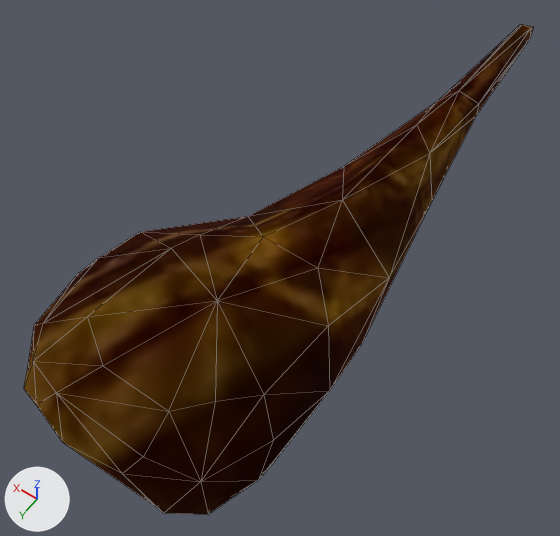
A saved change to the glTF model assets/models/KM_COOKED_MEAT_02.glb.
One viewpoint serves both versions: a 50 mm camera at (-0.146, 0.258, 0.367) aimed at (0.035, 0.005, -0.03). The axes (+X, +Y, +Z) are drawn at lower left. The lights are the same throughout. Mesh edges are drawn as thin lines.

Script lines for the objects in view, before the commit:
```python
mat_km_meat_01 = principled_material('KM_MEAT_01')
mat_km_meat_01.texture = img_km_meat_01
mat_km_meat_01.metallic = 1.0
mat_km_meat_01.roughness = 1.0
me_mesh = bpy.data.meshes.new('Mesh')
me_mesh.from_pydata(...)  # 80 vertices, 156 faces; spans x -0.054..0.105, y -0.286..0.183, z -0.065..0.066
me_mesh.materials.append(mat_km_meat_01)  # picture img_km_meat_01
ob_mesh = bpy.data.objects.new('Mesh', me_mesh)
ob_mesh.location = (0.0, 0.0, 0.0)
```
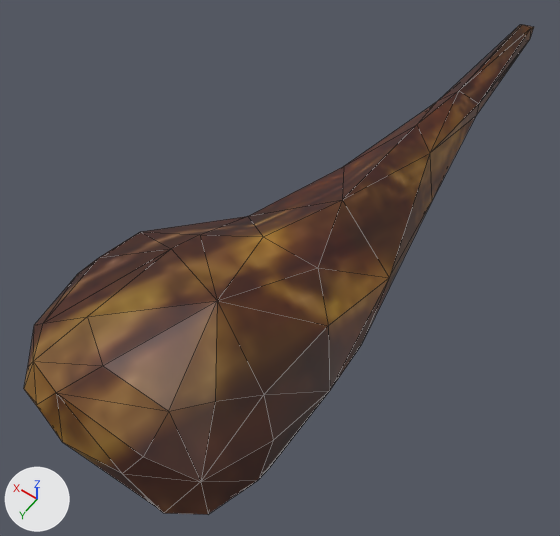
Boxes (x1, y1, x2, y2) around the edits, measured in the pictures (560 x 536 px):
'Mesh', surface changed
    both: (24, 25, 534, 514)

Patch to the scene script:
```diff
--- a/assets/models/KM_COOKED_MEAT_02.glb.py
+++ b/assets/models/KM_COOKED_MEAT_02.glb.py
@@ mat_km_meat_01 @@
 mat_km_meat_01.texture = img_km_meat_01
-mat_km_meat_01.metallic = 1.0
-mat_km_meat_01.roughness = 1.0
```
